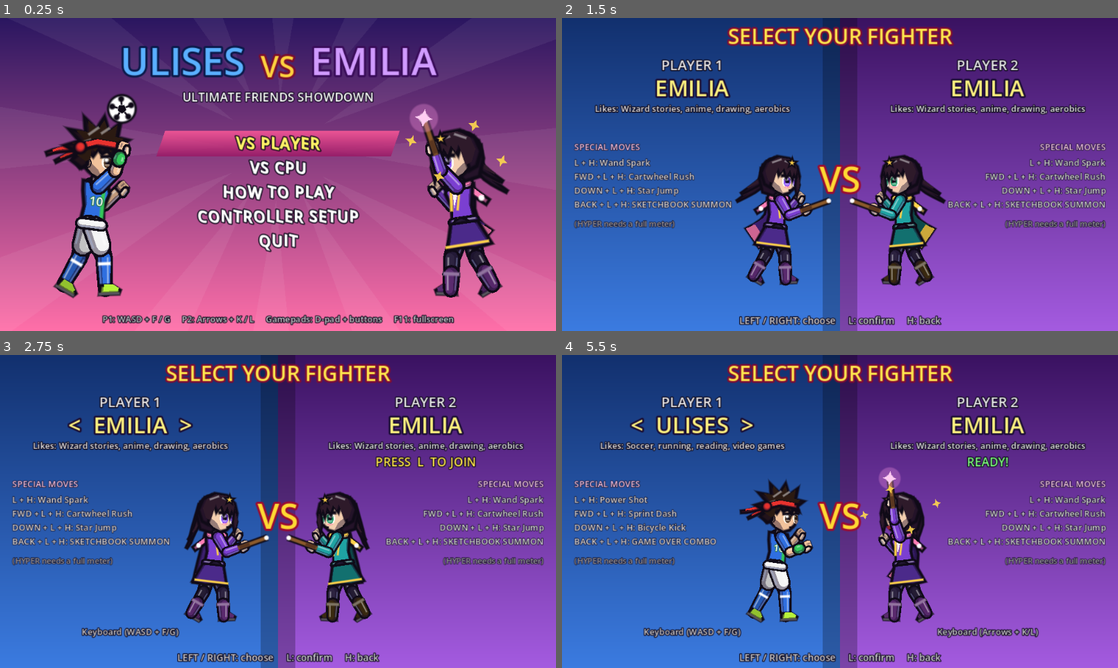
Above: before the commit, frames 1-4 (two rows, left to right).
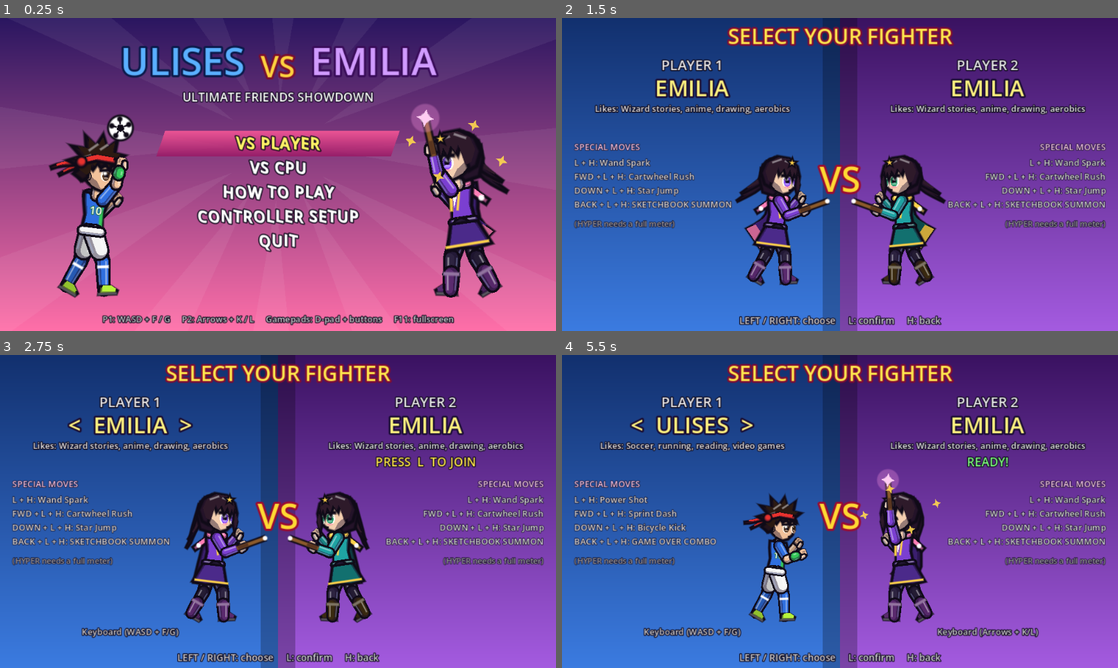
Above: after the commit, the same moments.

Repository: timoteoponce/fighting-game
Game: Godot game, scene res://scenes/main.tscn
Same seed, same stepped clock (60 frames per second), same inputs: the game is played once before the commit and once after it.
Inputs:
- Up to frame 1 (0.25 s): no input
- Up to frame 2 (1.5 s): tap Enter at 0.5 s; hold D 0.53-1.28 s; tap F at 0.6 s; hold S from 1.28 s (still down); tap G at 1.35 s
- Up to frame 3 (2.75 s): release S at 2.03 s; hold D from 2.03 s (still down); tap 1 at 2.1 s
- Up to frame 4 (5.5 s): release D at 2.78 s; hold W 2.78-3.53 s; tap one key every 0.75 s from 2.85 s: K L Enter Backspace; hold A 3.53-5.03 s; hold S from 5.03 s (still down)

The runs differ from the first frame. In frame 1, 5.5% of the frame differs, in the area x 7-91%, y 24-90%; in frame 2, 0.7%; in frame 3, 0.6%; in frame 4, 3.3%.

Commit message:
KOF-style pixel rendering (320x180 buffer, integer scaling), spring-driven joints with follow-through, torso twist, walk/jump/landing/hit animation, Ulises 10% smaller
Co-Authored-By: Claude Opus 5.5 <noreply@anthropic.com>

Diff:
--- a/characters/ulises.gd
+++ b/characters/ulises.gd
@@ -82,6 +82,8 @@
 			"pose_s": {"arm_f": 80, "elb_f": 60, "arm_b": 80, "elb_b": 60, "lean": -5},
 			"pose_a": {"arm_f": 90, "elb_f": 0, "arm_b": 95, "elb_b": 0, "lean": 8}}),
 	}
+	size = 0.9  # Ulises is about 10% shorter than Emilia
+	scale_moves()
 
 
 func update_chains(r: FighterRenderer, s: Dictionary) -> void:
--- a/scripts/fight/fight.gd
+++ b/scripts/fight/fight.gd
@@ -4,6 +4,10 @@
 
 const STAGE_W := 1000.0
 const ZOOM := 1.2
+## The world renders into a low-res buffer (KOF-98 style pixels), shown at an
+## exact integer scale. PIXEL = buffer size / logical 640x360 screen.
+const PIXEL := 0.5
+const BUFFER_SIZE := Vector2i(320, 180)
 const HALF_VIEW := 320.0 / ZOOM
 const BASE_CAM_Y := 342.0 - 180.0 / ZOOM  # ground sits near the bottom of the screen
 const WALL := 24.0
@@ -18,6 +22,8 @@
 var camera: Camera2D
 var hud: Hud
 var debug_draw: Node2D
+var world: SubViewport  # everything in the arena lives here
+var cam_z := ZOOM  # logical camera zoom (before PIXEL)
 
 var hitstop := 0
 var freeze := 0
@@ -46,9 +52,20 @@
 
 
 func _ready() -> void:
+	world = SubViewport.new()
+	world.size = BUFFER_SIZE
+	world.canvas_item_default_texture_filter = Viewport.DEFAULT_CANVAS_ITEM_TEXTURE_FILTER_NEAREST
+	world.msaa_2d = Viewport.MSAA_DISABLED
+	add_child(world)
+	var screen := TextureRect.new()
+	screen.texture = world.get_texture()
+	screen.texture_filter = CanvasItem.TEXTURE_FILTER_NEAREST
+	screen.size = Vector2(640, 360)
+	screen.stretch_mode = TextureRect.STRETCH_SCALE
+	add_child(screen)
 	stage = Stage.new()
 	stage.kind = GameState.stage if GameState.stage != "" else ["field", "library"].pick_random()
-	add_child(stage)
+	world.add_child(stage)
 	var ids: Array = GameState.chars
 	for i in 2:
 		var f := Fighter.new()
@@ -59,21 +76,21 @@
 			src = CpuInput.new(GameState.cpu_level)
 		f.setup(GameState.make_character(ids[i]), i, src, i == 1 and ids[0] == ids[1])
 		f.fight = self
-		add_child(f)
+		world.add_child(f)
 		fighters.append(f)
 	fighters[0].opponent = fighters[1]
 	fighters[1].opponent = fighters[0]
 	effects = Effects.new()
 	effects.z_index = 5
-	add_child(effects)
+	world.add_child(effects)
 	debug_draw = Node2D.new()
 	debug_draw.z_index = 10
 	debug_draw.draw.connect(_draw_debug)
-	add_child(debug_draw)
+	world.add_child(debug_draw)
 	camera = Camera2D.new()
 	camera.position = Vector2(STAGE_W * 0.5, BASE_CAM_Y)
-	camera.zoom = Vector2(ZOOM, ZOOM)
-	add_child(camera)
+	camera.zoom = Vector2(ZOOM, ZOOM) * PIXEL
+	world.add_child(camera)
 	camera.make_current()
 	var layer := CanvasLayer.new()
 	add_child(layer)
@@ -155,7 +172,7 @@
 	hyper_on = hyper_on or projectiles.any(func(p: Projectile) -> bool: return p.m.level == 3)
 	stage.dim = move_toward(stage.dim, 1.0 if hyper_on else 0.0, 0.05)
 	stage.cam_y = camera.position.y
-	stage.cam_zoom = camera.zoom.x
+	stage.cam_zoom = cam_z
 	_update_phase()
 
 
@@ -232,7 +249,7 @@
 	var p := Projectile.new()
 	p.setup(f, spec)
 	p.z_index = 2
-	add_child(p)
+	world.add_child(p)
 	projectiles.append(p)
 	if int(spec.get("level", 2)) < 3:
 		f.projectile = p
@@ -340,8 +357,8 @@
 	var top := minf(fighters[0].position.y, fighters[1].position.y) - 175.0
 	var bottom := maxf(fighters[0].position.y, fighters[1].position.y) + 30.0
 	var z := clampf(360.0 / (bottom - top), 0.85, ZOOM)
-	var cam_z := lerpf(camera.zoom.x, z, 0.12)
-	camera.zoom = Vector2(cam_z, cam_z)
+	cam_z = lerpf(cam_z, z, 0.12)
+	camera.zoom = Vector2(cam_z, cam_z) * PIXEL
 	var base_y := 342.0 - 180.0 / cam_z
 	camera.position.y = minf(base_y, (top + bottom) * 0.5)
 	camera.position.x = clampf(mid, 320.0 / cam_z, STAGE_W - 320.0 / cam_z)
--- a/scripts/fighter/character_def.gd
+++ b/scripts/fighter/character_def.gd
@@ -6,6 +6,7 @@
 ## Move keys: L, H, cL, cH, jL, jH (normals), proj, rush, anti (specials), hyper.
 
 var id := ""
+var size := 1.0  # body scale; hitboxes are scaled to match by scale_moves()
 var display := ""
 var likes := ""
 var colors := {}
@@ -20,6 +21,15 @@
 var intro_prop := ""
 var win_quote := ""
 var specials_text := []  # [[input, name], ...] for menus
+
+
+## Shrinks or grows hitboxes and projectile spawn points to match `size`.
+func scale_moves() -> void:
+	for key in moves:
+		var m: MoveData = moves[key]
+		m.hitbox = Rect2(m.hitbox.position * size, m.hitbox.size * size)
+		if m.projectile.has("offset"):
+			m.projectile["offset"] = m.projectile["offset"] * size
 
 
 ## Pose = idle, overlaid with the named base pose, this character's version of
--- a/scripts/fighter/fighter.gd
+++ b/scripts/fighter/fighter.gd
@@ -43,6 +43,8 @@
 var launch_window := 0
 var flash := 0
 var projectile: Projectile
+var land_timer := 0  # frames of landing squash (visual only)
+var hit_variant := 0
 var super_jumping := false
 var ghosts: Array[FighterRenderer] = []  # MvC-style afterimages
 var _ghost_next := 0
@@ -54,7 +56,7 @@
 	input_source = src
 	renderer = FighterRenderer.new()
 	renderer.setup(def, alt)
-	renderer.base_scale = SCALE
+	renderer.base_scale = SCALE * def.size
 	add_child(renderer)
 
 
@@ -267,6 +269,7 @@
 
 func _land() -> void:
 	vel = Vector2.ZERO
+	land_timer = 6
 	Sfx.play("land")
 	fight.effects.spawn("dust", position)
 	_to_neutral()
@@ -470,7 +473,7 @@
 		_:
 			if crouching and on_ground():
 				r = Rect2(-26, -88, 52, 88)
-	return to_world(r)
+	return to_world(Rect2(r.position * def.size, r.size * def.size))
 
 
 func to_world(r: Rect2) -> Rect2:
@@ -544,6 +547,7 @@
 	else:
 		stun = m.hitstun
 		vel = Vector2(dir * m.kb.x, 0.0)
+		hit_variant = 1 - hit_variant
 		set_state(S.HITSTUN, true)
 	return "hit"
 
@@ -587,7 +591,7 @@
 			var g := FighterRenderer.new()
 			g.visible = false
 			g.z_index = -1
-			fight.add_child(g)
+			fight.world.add_child(g)
 			ghosts.append(g)
 	var active := (state == S.ATTACK and move != null and move.level >= 2) or (state == S.JUMP and super_jumping)
 	for g in ghosts:
@@ -605,6 +609,10 @@
 
 func _pose_target() -> Array:
 	var t := float(buf.frame)
+	if land_timer > 0:
+		land_timer -= 1
+		if state == S.IDLE or state == S.WALK:
+			return [def.pose("crouch", {"lean": 14, "head": 4, "arm_f": 50, "arm_b": 70}), 0.8]
 	match state:
 		S.IDLE:
 			# Bouncy fighting stance: knees pump, guard breathes.
@@ -615,17 +623,23 @@
 			var ph := t * 0.28 * signf(vel.x * facing)
 			var s := sin(ph)
 			var c := cos(ph)
+			var fwd := signf(vel.x * facing) > 0.0
 			return [def.pose("idle", {
-				"lean": 10, "leg_f": 8 + s * 26, "knee_f": 12 + maxf(0.0, c) * 34,
-				"leg_b": -8 - s * 26, "knee_b": 12 + maxf(0.0, -c) * 34,
-				"arm_f": 35 - s * 18, "arm_b": 45 + s * 18,
-			}), 0.5]
+				"lean": (12 if fwd else 2) + absf(c) * 3.0, "head": -3 - absf(c) * 2.0,
+				"leg_f": 8 + s * 30, "knee_f": 16 + maxf(0.0, c) * 40,
+				"leg_b": -8 - s * 30, "knee_b": 16 + maxf(0.0, -c) * 40,
+				"arm_f": 40 - s * 14, "elb_f": 85 + s * 10, "arm_b": 50 + s * 22, "elb_b": 90 - s * 10,
+			}), 0.6]
 		S.CROUCH:
 			return [def.pose("crouch"), 0.4]
 		S.BLOCK:
 			return [def.pose("crouch_block" if crouching else "block"), 0.5]
 		S.JUMP:
-			return [def.pose("jump"), 0.3]
+			if vel.y < -3.0:
+				return [def.pose("jump", {"leg_f": 75, "knee_f": 110, "leg_b": 30, "knee_b": 100, "lean": 10}), 0.5]
+			if vel.y < 2.0:
+				return [def.pose("jump", {"leg_f": 85, "knee_f": 125, "leg_b": 45, "knee_b": 120, "lean": 14, "head": 6}), 0.5]
+			return [def.pose("jump", {"leg_f": 30, "knee_f": 40, "leg_b": -10, "knee_b": 30, "lean": 0, "arm_f": 110, "arm_b": 10}), 0.45]
 		S.ATTACK:
 			var base := "crouch" if move.crouch else ("jump" if move.air else "idle")
 			if sf <= move.startup:
@@ -637,7 +651,10 @@
 				return [p, 1.0]
 			return [p, 0.6]
 		S.HITSTUN:
-			return [def.pose("hit"), 0.6]
+			if hit_variant == 1:
+				# Gut hit: fold forward instead of snapping back.
+				return [def.pose("hit", {"lean": 28, "head": 20, "arm_f": 20, "elb_f": 80, "arm_b": 10, "elb_b": 70, "knee_f": 30, "knee_b": 25}), 0.8]
+			return [def.pose("hit"), 0.8]
 		S.LAUNCHED:
 			return [def.pose("launched"), 0.3]
 		S.KNOCKDOWN:
--- a/scripts/fighter/fighter_renderer.gd
+++ b/scripts/fighter/fighter_renderer.gd
@@ -53,6 +53,14 @@
 var head_only := false  # portraits: draw only head and shoulders
 var chains := {}  # name -> [points (global), previous points (global)]
 var sk := {}
+var pose_vel := {}  # joint spring velocities
+
+## Per-joint spring response: legs snap, torso follows, arms and head trail
+## behind with a little overshoot. That lag is what stops the puppet look.
+const JOINT_RESPONSE := {
+	"leg_f": 1.0, "knee_f": 1.0, "leg_b": 1.0, "knee_b": 1.0, "hip": 1.0,
+	"lean": 0.8, "rot": 1.0, "arm_f": 0.75, "elb_f": 0.7, "arm_b": 0.65, "elb_b": 0.6, "head": 0.5,
+}
 
 
 func setup(d: CharacterDef, alt := false) -> void:
@@ -64,10 +72,15 @@
 
 func update_pose(target: Dictionary, speed: float) -> void:
 	for k in target:
-		if k == "ground" or not pose.has(k):
+		if k == "ground" or not pose.has(k) or speed >= 1.0:
 			pose[k] = target[k]
-		else:
-			pose[k] = lerpf(float(pose[k]), float(target[k]), speed)
+			pose_vel[k] = 0.0
+			continue
+		# Underdamped spring: moves fast, overshoots slightly, settles.
+		var stiff := clampf(speed, 0.05, 0.9) * float(JOINT_RESPONSE.get(k, 1.0)) * 0.55
+		var v := float(pose_vel.get(k, 0.0)) * 0.62 + (float(target[k]) - float(pose[k])) * stiff
+		pose_vel[k] = v
+		pose[k] = float(pose[k]) + v
 	scale = Vector2(base_scale * facing, base_scale)
 	modulate = Color(2.2, 2.2, 2.2) if flash > 0 else Color.WHITE
 	sk = skeleton()
@@ -118,8 +131,10 @@
 	s["knee_b"] = s["hip_b"] + dir(p["leg_b"]) * THIGH
 	s["foot_b"] = s["knee_b"] + dir(p["leg_b"] - p["knee_b"]) * SHIN
 	s["neck"] = up * TORSO
-	s["sh_f"] = up * (TORSO - 3.0) + perp * 1.5
-	s["sh_b"] = up * (TORSO - 2.5) - perp * 3.0
+	# Torso twist: a reaching front arm drags its shoulder forward, the back one pulls away.
+	var twist := clampf((float(p["arm_f"]) - 45.0) / 50.0, -0.6, 1.0)
+	s["sh_f"] = up * (TORSO - 3.0 - absf(twist) * 1.5) + perp * (1.5 + twist * 4.0)
+	s["sh_b"] = up * (TORSO - 2.5) - perp * (3.0 + twist * 2.0)
 	s["elb_f"] = s["sh_f"] + dir(p["arm_f"]) * UPPER
 	s["hand_f"] = s["elb_f"] + dir(p["arm_f"] + p["elb_f"]) * FORE
 	s["elb_b"] = s["sh_b"] + dir(p["arm_b"]) * UPPER
--- a/scripts/ui/char_select.gd
+++ b/scripts/ui/char_select.gd
@@ -32,6 +32,7 @@
 	for i in 2:
 		var id: String = GameState.CHARACTERS[slots[i]["char"]]
 		chibis[i].setup(GameState.make_character(id), i == 1 and slots[0]["char"] == slots[1]["char"])
+		chibis[i].base_scale = 1.35 * chibis[i].def.size
 
 
 func _process(delta: float) -> void:
--- a/scripts/ui/title_screen.gd
+++ b/scripts/ui/title_screen.gd
@@ -12,7 +12,7 @@
 	for i in 2:
 		var r := FighterRenderer.new()
 		r.setup(GameState.make_character(GameState.CHARACTERS[i]))
-		r.base_scale = 1.75
+		r.base_scale = 1.75 * r.def.size
 		r.facing = 1 if i == 0 else -1
 		r.position = Vector2(105 if i == 0 else 535, 318)
 		add_child(r)
